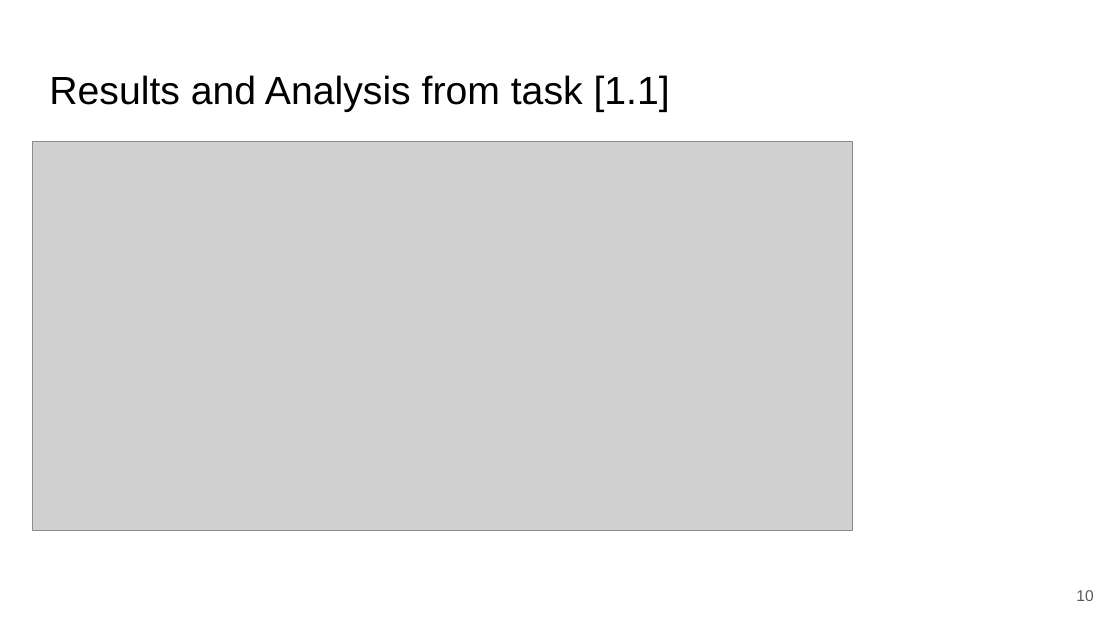
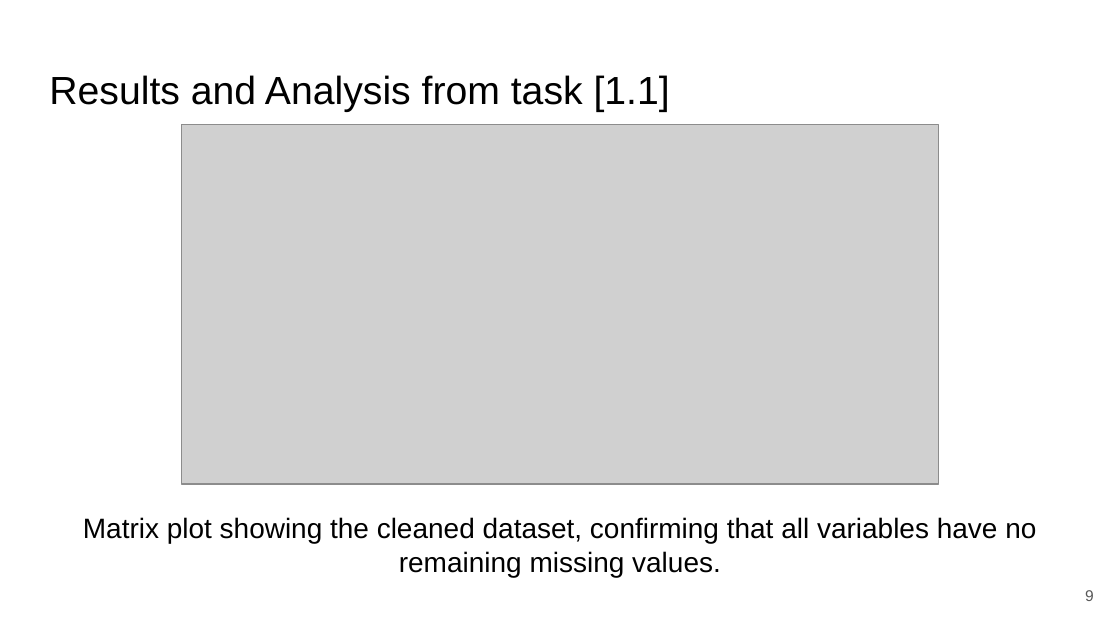
Before and after one commit to zepedrocosta/AA-Projeto2, a slide deck: slide 9 of Slides.pptx (slide 10 before the commit). Drawn at 1120x630 pixels with LibreOffice and Linux fonts; fonts in the diff are those of the drawing; grey boxes stand for pictures. Boxes give left, top, right and bottom in pixels: in the first picture for what was removed or moved away, otherwise in the second. Text is boxed around its words. In the diff, an @@ line names an element or a change of style, - is before the commit and + after.

Commit message:
plots and results for task 1

```diff
--- a/Slides.pptx
+++ b/Slides.pptx
@@ picture: place and size @@
-picture at [32,141,852,531]
+picture at [181,124,937,484]
@@ text added at [83,517,1036,577], 18 pt, text #000000 @@
+Matrix plot showing the cleaned dataset, confirming that all variables have no remaining missing values.
@@ page number at [1085,590,1094,601]: text changed @@
-10
+9
```
Also in this commit, not shown: 5 other slides changed.
